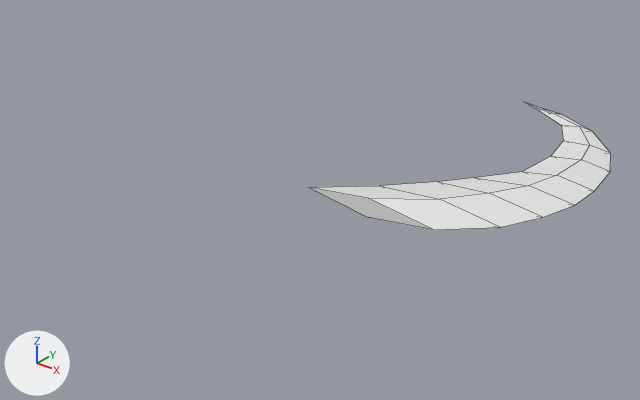
Before and after pictures for a commit that changed the Blender file Try to slide/Assets/Objects/blade trap.blend.
Rendered twice from a 50 mm lens placed at (5.44, -4.88, 3.7), pointed at (0.97, 0.71, 0.23). Every picture has the same lights, and +X, +Y and +Z are marked at lower left. Mesh edges are drawn as thin lines.

The scene before the commit, as lines of its bpy script (objects in view):
```python
me_plane = bpy.data.meshes.new('Plane')
me_plane.from_pydata([(-1.0, -1.0, 0.0), (1.0, -1.0, 0.0), (-1.0, 1.0, 0.0), (1.0, 1.0, 0.0), (-0.89, 0.89, 0.05), (-0.89, -0.89, 0.05), (0.89, -0.89, 0.05), (0.89, 0.89, 0.05)], [], [(5, 6, 7, 4), (5, 4, 2, 0), (6, 5, 0, 1), (7, 6, 1, 3), (4, 7, 3, 2)])
me_plane_001 = bpy.data.meshes.new('Plane.001')
me_plane_001.from_pydata(...)  # 37 vertices, 37 faces; spans x -2.87..0.0, y -0.58..1.2, z -0.08..0.08
ob_blade = bpy.data.objects.new('Blade', me_plane_001)
ob_blade.location = (2.0, 0.0, 0.75)
ob_blade.rotation_mode = 'YZX'
ob_blade.rotation_euler = (0.0, 0.0, -1.571)  # degrees (0, 0, -90)
ob_platform = bpy.data.objects.new('Platform', me_plane)
ob_platform.location = (0.0, 0.0, 0.0)
ob_platform.hide_set(True)
```
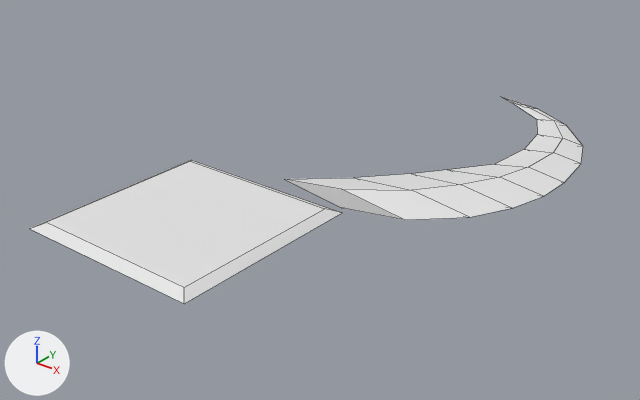
Diff of the bpy script that builds the scene:
```diff
--- a/Try to slide/Assets/Objects/blade trap.blend.py
+++ b/Try to slide/Assets/Objects/blade trap.blend.py
@@ ob_platform @@
 ob_platform.location = (0.0, 0.0, 0.0)
-ob_platform.hide_set(True)
@@ ob_blade @@
 ob_blade = bpy.data.objects.new('Blade', me_plane_001)
-ob_blade.location = (2.0, 0.0, 0.75)
+ob_blade.location = (1.75, 0.0, 0.75)
 ob_blade.rotation_mode = 'YZX'
```

Boxes (x1, y1, x2, y2) around the edits, measured in the pictures (640 x 400 px):
'Platform', shown
    after: (29, 160, 341, 304)
'Blade', moved
    before: (309, 102, 611, 230)
    after: (285, 97, 583, 220)
